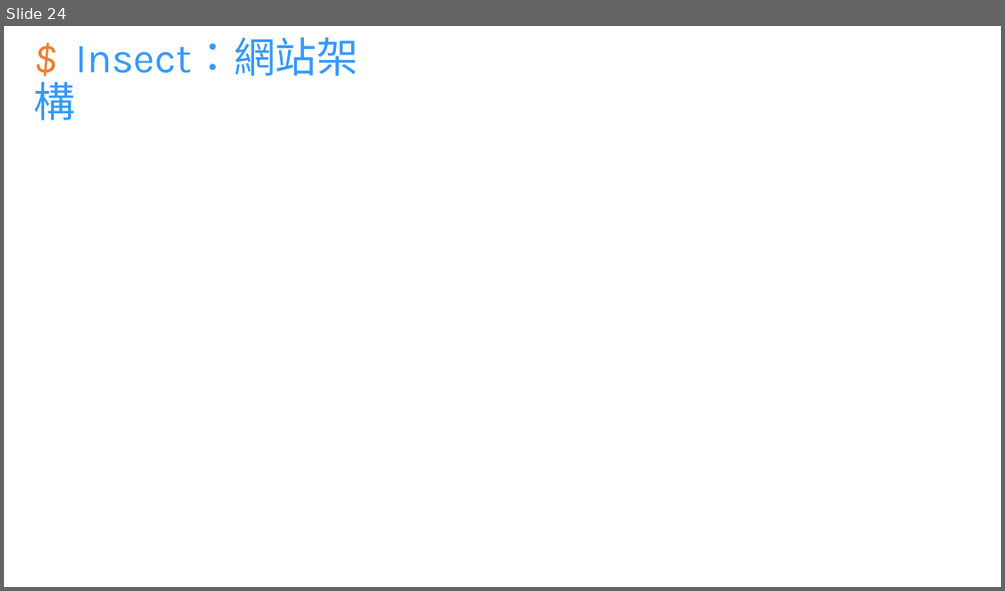
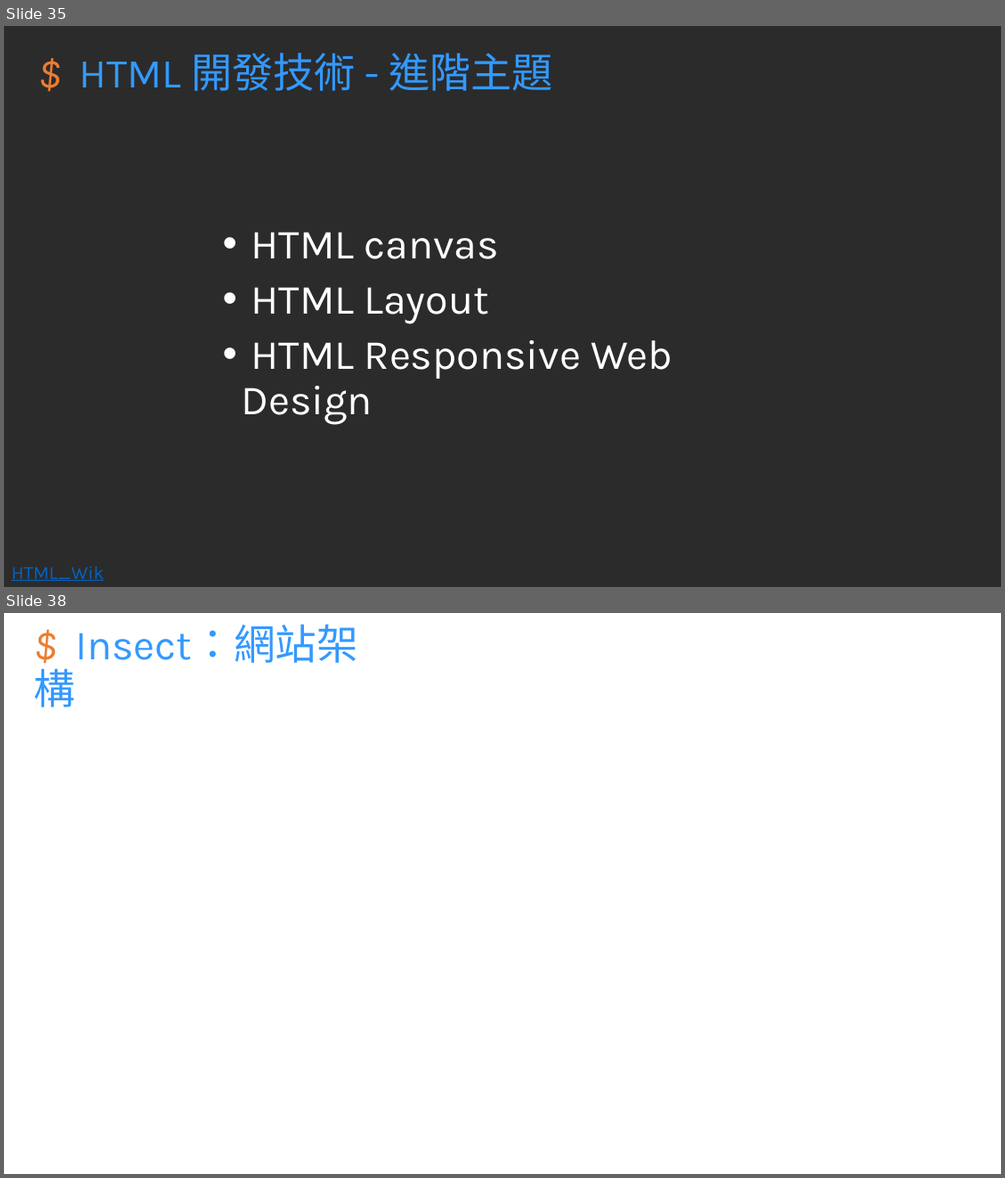
Before and after one commit to hehank/KSU_Class, a slide deck: Web/報告/網站開發技術_期末報告.pptm. Shown one above the other, each under a label of ours: slide 24 before the commit, slides 35 and 38 after it; the slides between them are not shown. The pictures are 1005x591 and 1005x1178 pixels, drawn with LibreOffice and Linux fonts; fonts in the diff are those of the drawing; background and template pictures are left out; a plain dark background stands for a picture behind light text. Boxes give left, top, right and bottom in pixels: in the first picture for what was removed or moved away, otherwise in the second. Text is boxed around its words. In the diff, an @@ line names an element or a change of style, - is before the commit and + after.

```diff
--- a/Web/報告/網站開發技術_期末報告.pptm
+++ b/Web/報告/網站開發技術_期末報告.pptm
@@ slide 35 added at [4, 26, 1001, 587], background picture (left out) @@
@@ title added at [79, 53, 553, 91], 39.6 pt, text #3399FF @@
+$ HTML 開發技術 - 進階主題
@@ text added at [242, 232, 672, 424], 40 pt, text #FFFFFF @@
+• HTML canvas
+• HTML Layout
+• HTML Responsive Web Design
@@ text added at [11, 565, 104, 580], 18 pt, text #0563C1, underline @@
+HTML_Wiki
@@ what was slide 24 is now slide 38 @@
```
Also in this commit, not shown: 7 slides changed, 13 other slides added, 10 other files.
